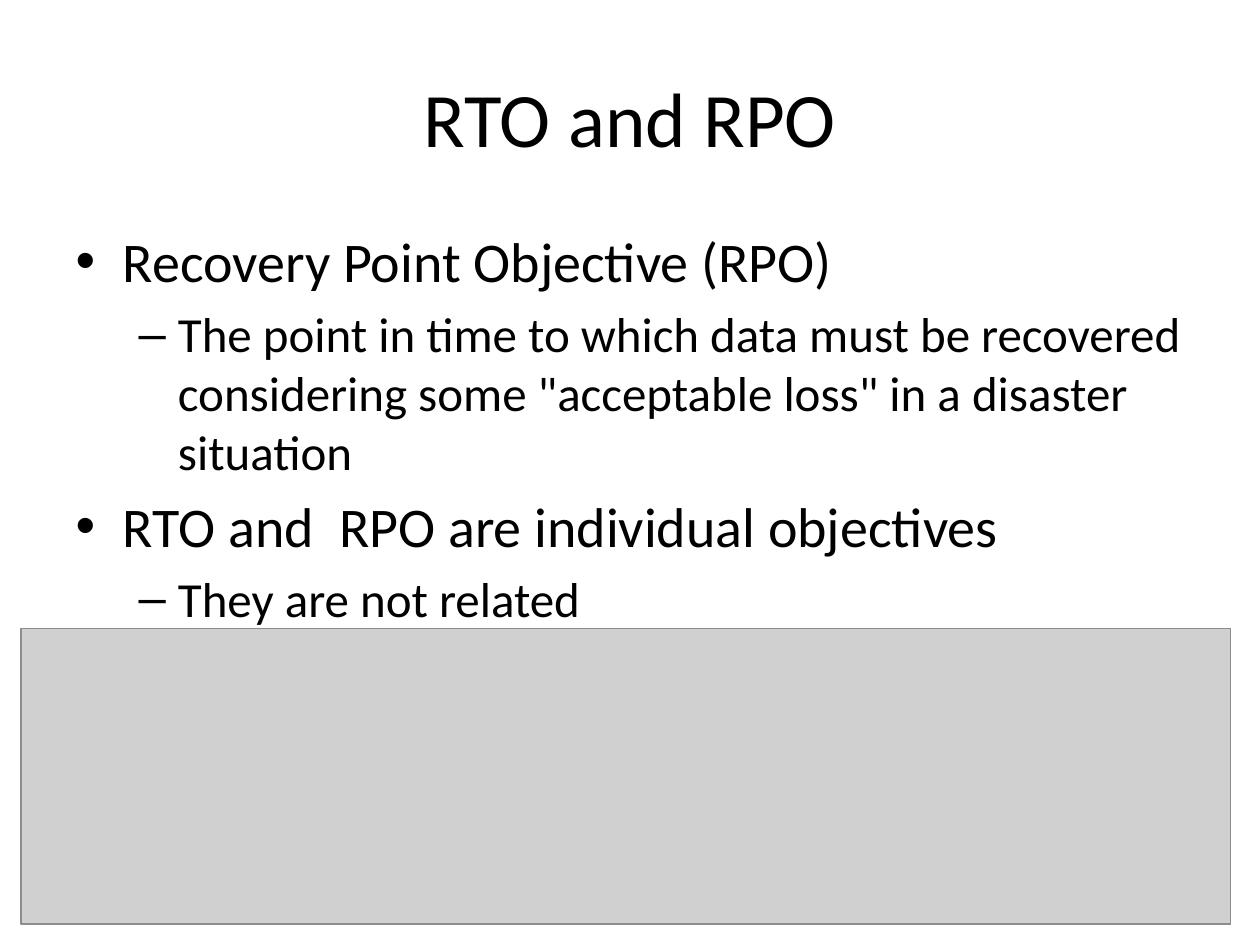
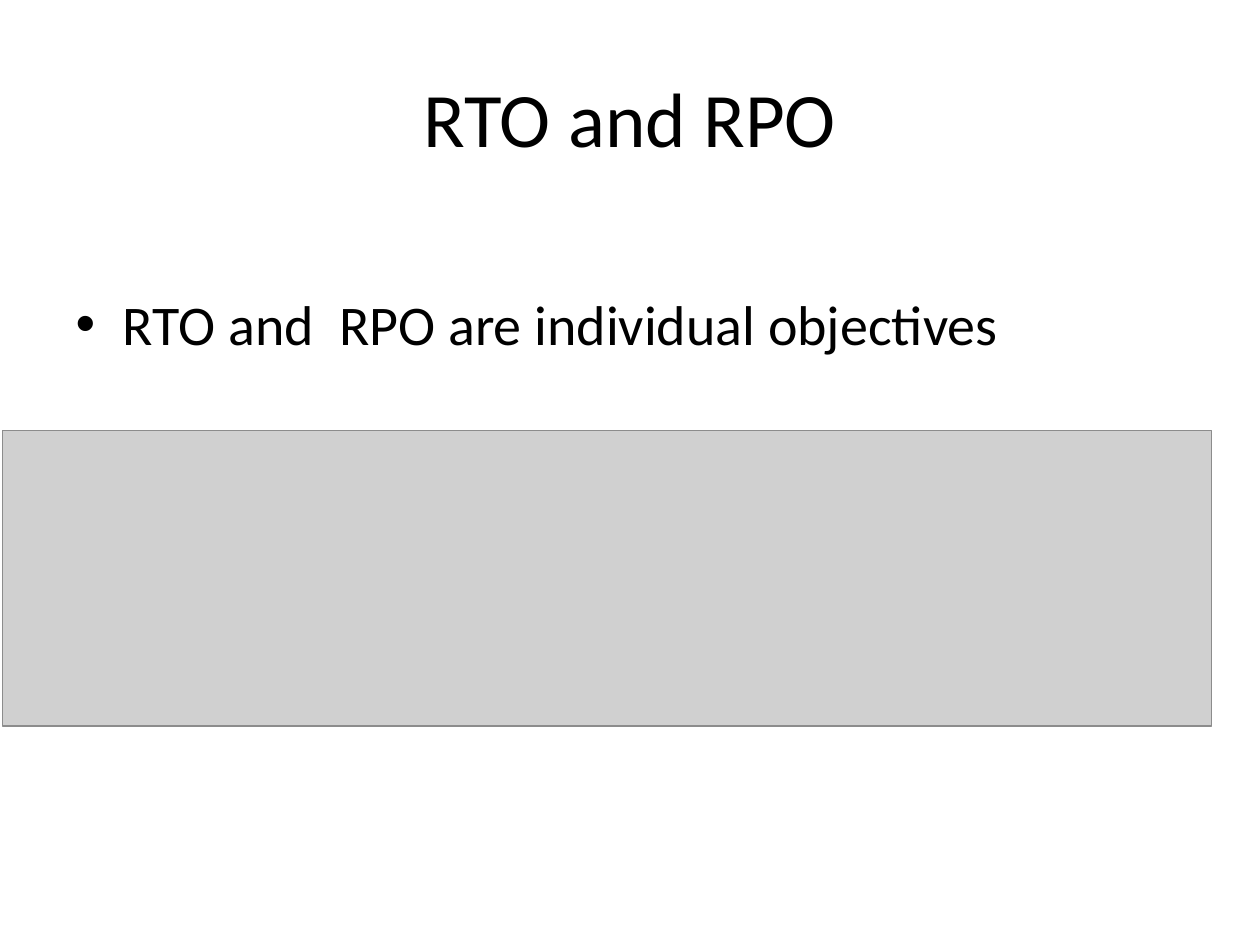
Before and after one commit to SannioEvolution/Material, a slide deck: slide 32 of 18 - Major Causes of Maintenance Problems- Infrastructure code smells.pptx (slide 30 before the commit). Drawn at 1260x945 pixels with LibreOffice and Linux fonts; fonts in the diff are those of the drawing; grey boxes stand for pictures. Boxes give left, top, right and bottom in pixels: in the first picture for what was removed or moved away, otherwise in the second. Text is boxed around its words. In the diff, an @@ line names an element or a change of style, - is before the commit and + after.

```diff
--- a/18 - Major Causes of Maintenance Problems- Infrastructure code smells.pptx
+++ b/18 - Major Causes of Maintenance Problems- Infrastructure code smells.pptx
@@ text at (x1=123, y1=241, x2=1180, y2=471): paragraphs removed @@
-• Recovery Point Objective (RPO)
-  – The point in time to which data must be recovered considering some "acceptable loss" in a disaster situation
@@ text "RTO and RPO are individual ..." moved from (x1=123, y1=241, x2=1180, y2=629) to (x1=123, y1=306, x2=998, y2=355) @@
@@ picture moved from (x1=21, y1=629, x2=1231, y2=925) to (x1=3, y1=431, x2=1212, y2=727) @@
@@ text at (x1=178, y1=583, x2=580, y2=629): paragraph removed @@
-  – They are not related
```
Also in this commit, not shown: 13 other slides changed, 7 slides added, 1 other file.
